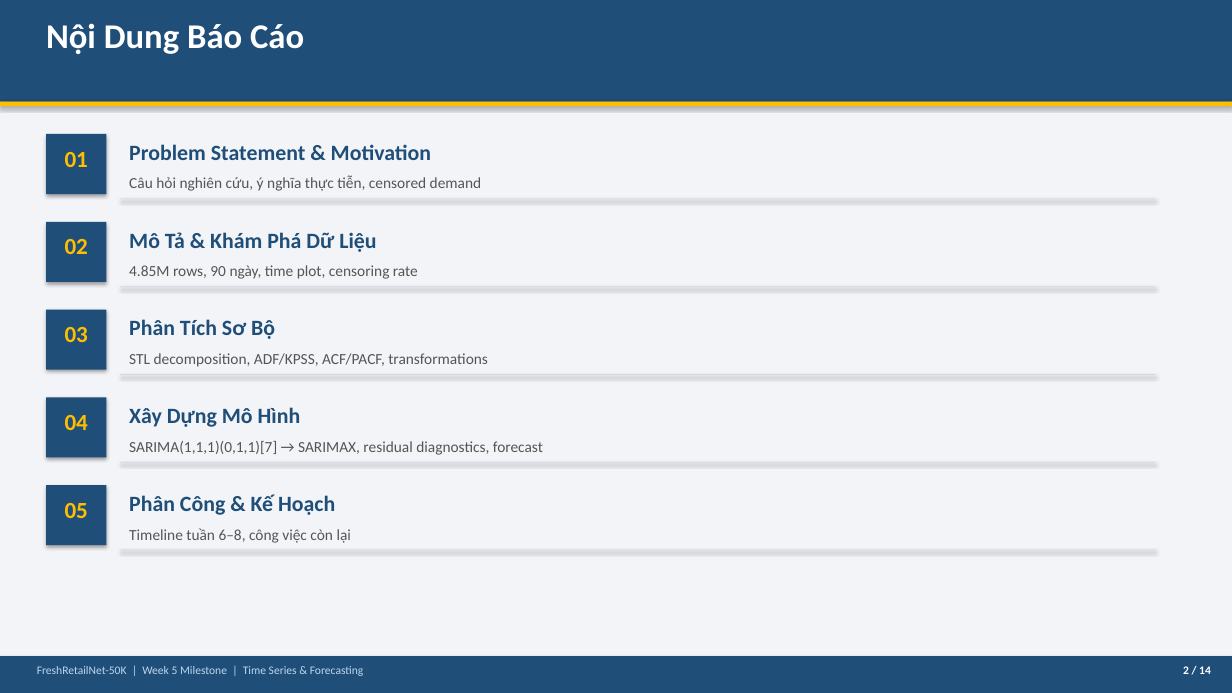
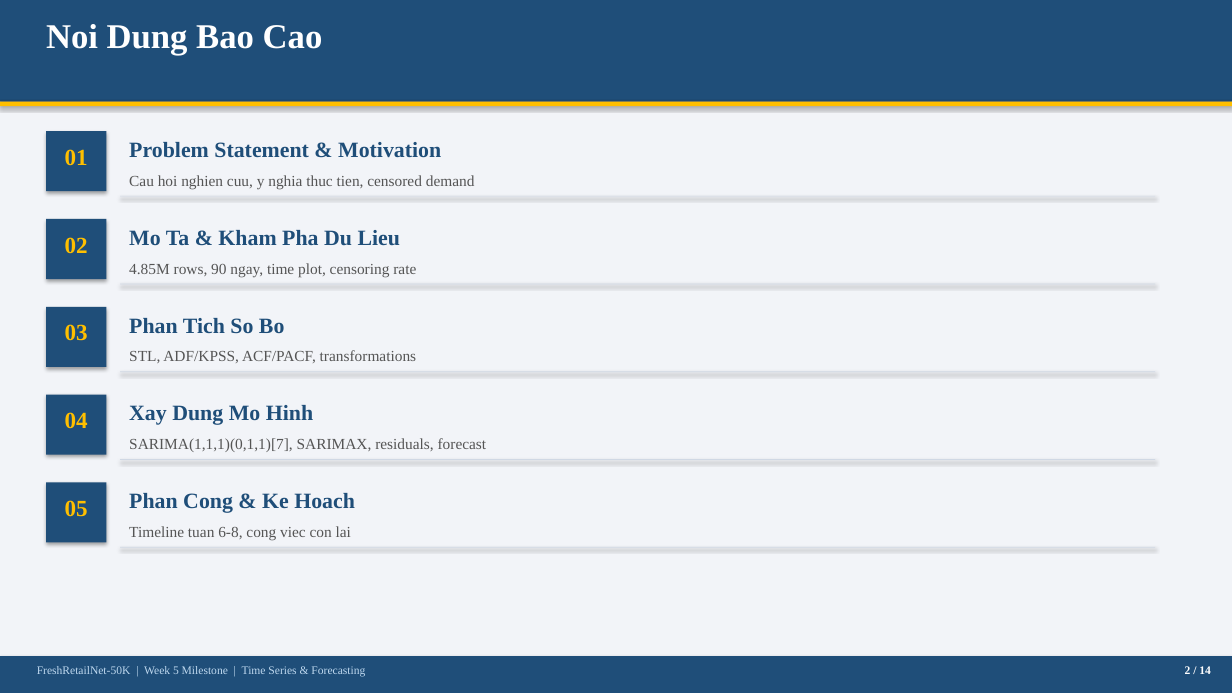
Before and after one commit to thanh-tai-435/TimeSeriesMrSu, a slide deck: slide 2 of Week5_Slides.pptx. Drawn at 1232x693 pixels with LibreOffice and Linux fonts; fonts in the diff are those of the drawing. Boxes give left, top, right and bottom in pixels: in the first picture for what was removed or moved away, otherwise in the second. Text is boxed around its words. In the diff, an @@ line names an element or a change of style, - is before the commit and + after.

```diff
--- a/Week5_Slides.pptx
+++ b/Week5_Slides.pptx
@@ text at <box>46,24,323,55</box>: text changed; font Calibri to Times New Roman @@
-Nội Dung Báo Cáo
+Noi Dung Bao Cao
@@ text at <box>129,175,475,190</box>: text changed; font Calibri to Times New Roman @@
-Câu hỏi nghiên cứu, ý nghĩa thực tiễn, censored demand
+Cau hoi nghien cuu, y nghia thuc tien, censored demand
@@ text at <box>129,230,400,246</box>: text changed; font Calibri to Times New Roman @@
-Mô Tả & Khám Phá Dữ Liệu
+Mo Ta & Kham Pha Du Lieu
@@ text at <box>129,263,416,277</box>: text changed; font Calibri to Times New Roman @@
-4.85M rows, 90 ngày, time plot, censoring rate
+4.85M rows, 90 ngay, time plot, censoring rate
@@ text at <box>129,318,285,334</box>: text changed; font Calibri to Times New Roman @@
-Phân Tích Sơ Bộ
+Phan Tich So Bo
@@ text at <box>129,350,416,363</box>: text changed; font Calibri to Times New Roman @@
-STL decomposition, ADF/KPSS, ACF/PACF, transformations
+STL, ADF/KPSS, ACF/PACF, transformations
@@ font Calibri to Times New Roman in 8 elements at <box>37,666,365,677</box>, <box>1185,666,1211,674</box>, <box>129,142,441,158</box>, <box>65,500,88,517</box>, <box>65,237,88,254</box>, <box>65,324,88,341</box>, <box>65,149,88,166</box>, <box>65,412,88,429</box> @@
@@ text at <box>129,405,313,425</box>: text changed; font Calibri to Times New Roman @@
-Xây Dựng Mô Hình
+Xay Dung Mo Hinh
@@ text at <box>129,438,487,452</box>: text changed; font Calibri to Times New Roman @@
-SARIMA(1,1,1)(0,1,1)[7] → SARIMAX, residual diagnostics, forecast
+SARIMA(1,1,1)(0,1,1)[7], SARIMAX, residuals, forecast
@@ text at <box>129,493,355,513</box>: text changed; font Calibri to Times New Roman @@
-Phân Công & Kế Hoạch
+Phan Cong & Ke Hoach
@@ text at <box>129,526,351,541</box>: text changed; font Calibri to Times New Roman @@
-Timeline tuần 6–8, công việc còn lại
+Timeline tuan 6-8, cong viec con lai
```
Also in this commit, not shown: 12 other slides changed, 1 slide added, 1 slide removed, 13 other files.
